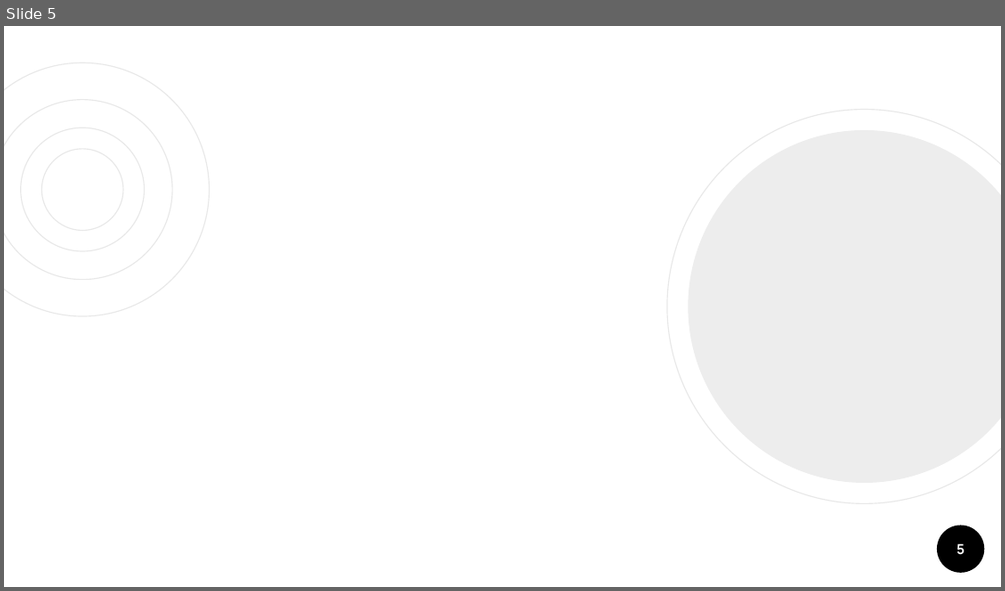
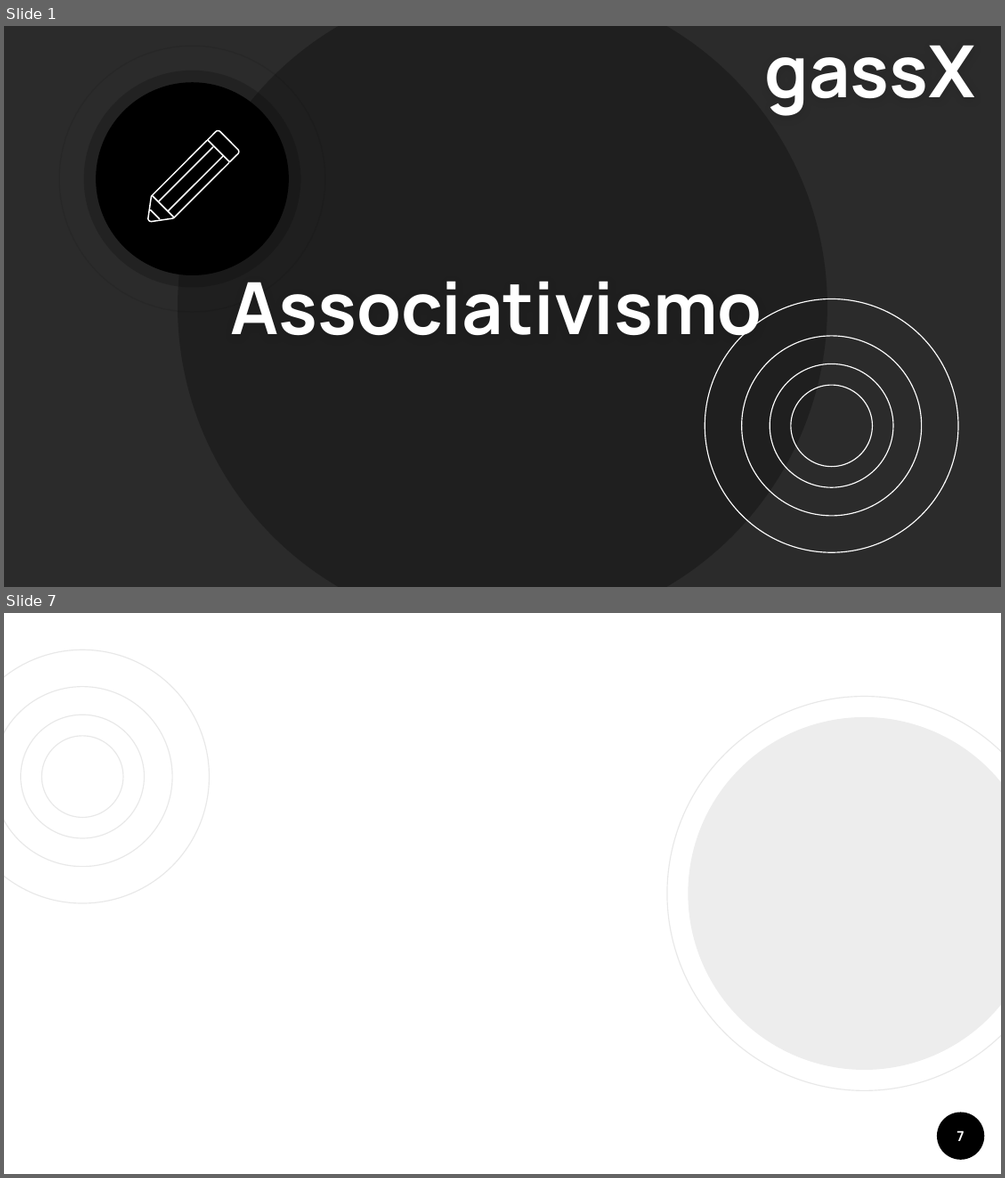
Before and after one commit to 50enta/gassX, a slide deck: Outros/slide apresentacao.pptx. Shown one above the other, each under a label of ours: slide 5 before the commit, slides 1 and 7 after it; the slides between them are not shown. The pictures are 1005x591 and 1005x1178 pixels, drawn with LibreOffice and Linux fonts; fonts in the diff are those of the drawing; background and template pictures are left out; a plain dark background stands for a picture behind light text. Boxes give left, top, right and bottom in pixels: in the first picture for what was removed or moved away, otherwise in the second. Text is boxed around its words. In the diff, an @@ line names an element or a change of style, - is before the commit and + after.

```diff
--- a/Outros/slide apresentacao.pptx
+++ b/Outros/slide apresentacao.pptx
@@ slide 1 added at box(4, 26, 1001, 587), background picture (left out) @@
@@ donut added at box(59, 45, 326, 312), fill #000000 at 7% opacity @@
@@ ellipse added at box(178, 26, 827, 587), fill #000000 at 27% opacity @@
@@ text added at box(765, 45, 976, 116), 52 pt, text #FFFFFF, bold @@
+gassX
@@ ellipse added at box(84, 70, 301, 287), fill #000000 at 19% opacity @@
@@ ellipse added at box(96, 83, 288, 275), fill #000000 @@
@@ group added at box(148, 131, 238, 222): 6 freeform shapes @@
@@ title added at box(231, 281, 762, 353), 52 pt, text #FFFFFF, bold @@
+Associativismo
@@ group added at box(704, 299, 958, 552): 4 ellipses @@
@@ what was slide 5 is now slide 7 @@
@@ page number at box(956, 1130, 963, 1141): text changed @@
-5
+7
```
Also in this commit, not shown: 6 slides changed, 4 other slides added, 3 slides removed, 1 other file.
